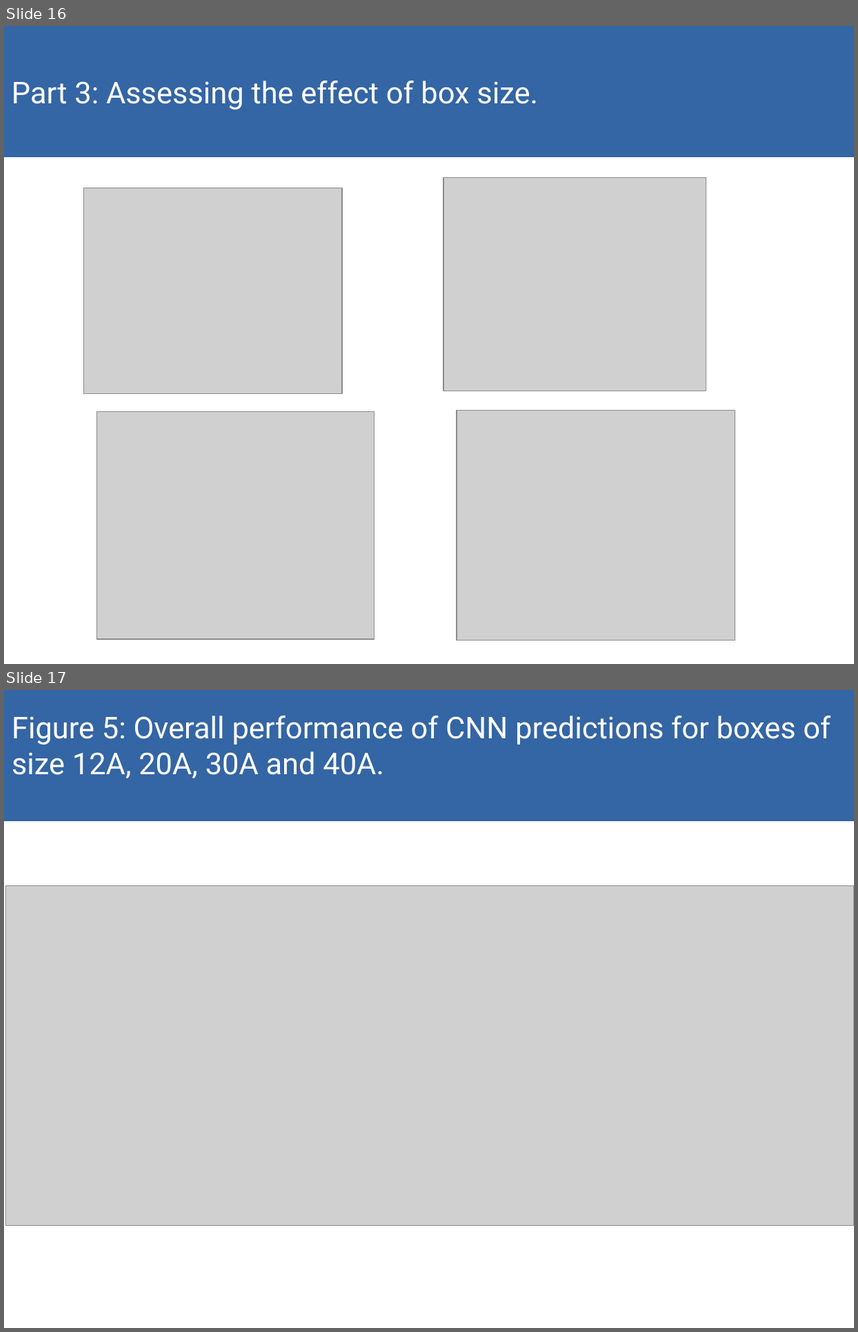
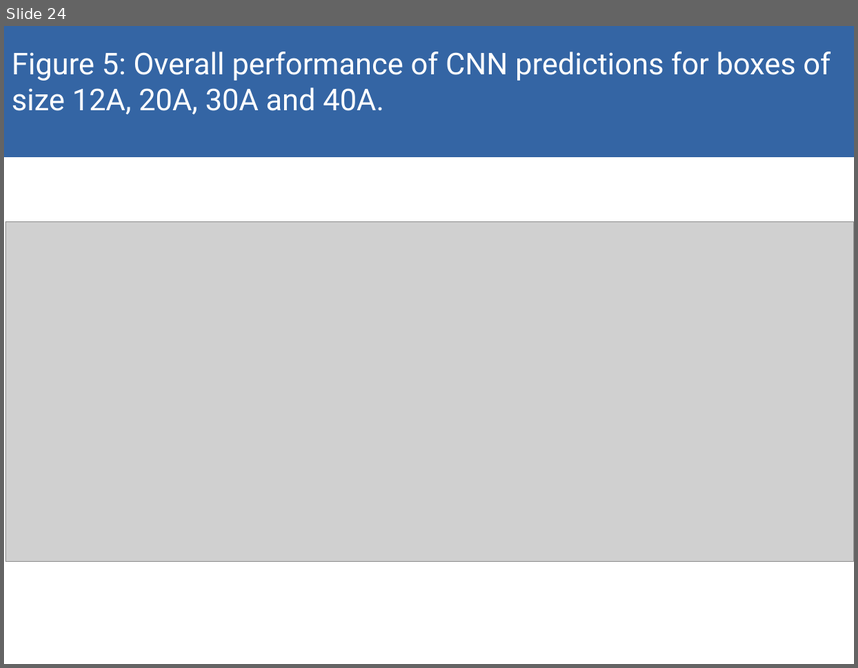
Before and after one commit to akulikova64/CNN_protein_landscape, a slide deck: present_7_2_21.odp. Shown one above the other, each under a label of ours: slides 16 and 17 before the commit, slide 24 after it. The pictures are 858x1332 and 858x668 pixels, drawn with LibreOffice and Linux fonts; fonts in the diff are those of the drawing; grey boxes stand for pictures. Boxes give left, top, right and bottom in pixels: in the first picture for what was removed or moved away, otherwise in the second. Text is boxed around its words. In the diff, an @@ line names an element or a change of style, - is before the commit and + after.

```diff
--- a/present_7_2_21.odp
+++ b/present_7_2_21.odp
@@ slide 16 removed at [4, 26, 854, 664], background #FFFFFF @@
@@ rectangle removed at [4, 26, 854, 157] @@
@@ text removed at [12, 81, 538, 109] @@
-Part 3: Assessing the effect of box size.
@@ picture removed at [83, 188, 342, 394] @@
@@ picture removed at [444, 177, 706, 391] @@
@@ picture removed at [97, 412, 375, 639] @@
@@ picture removed at [457, 410, 735, 640] @@
@@ what was slide 17 is now slide 24 @@
```
Also in this commit, not shown: 14 slides changed, 27 slides added, 15 other slides removed, 10 other files.
